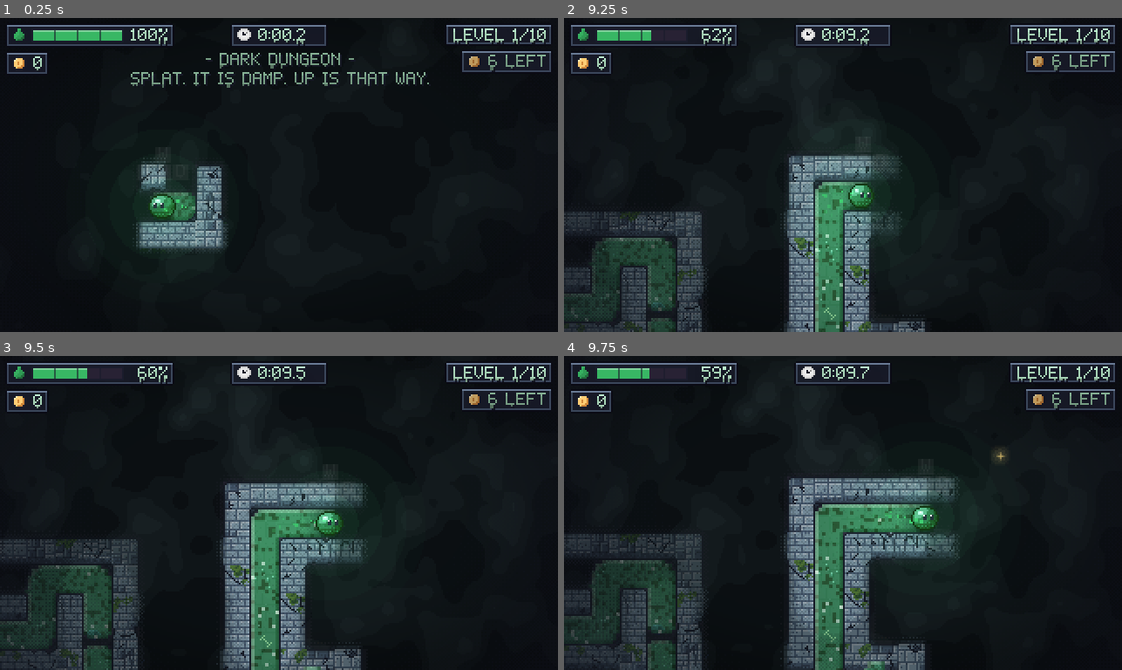
Above: before the commit, frames 1-4 (two rows, left to right).
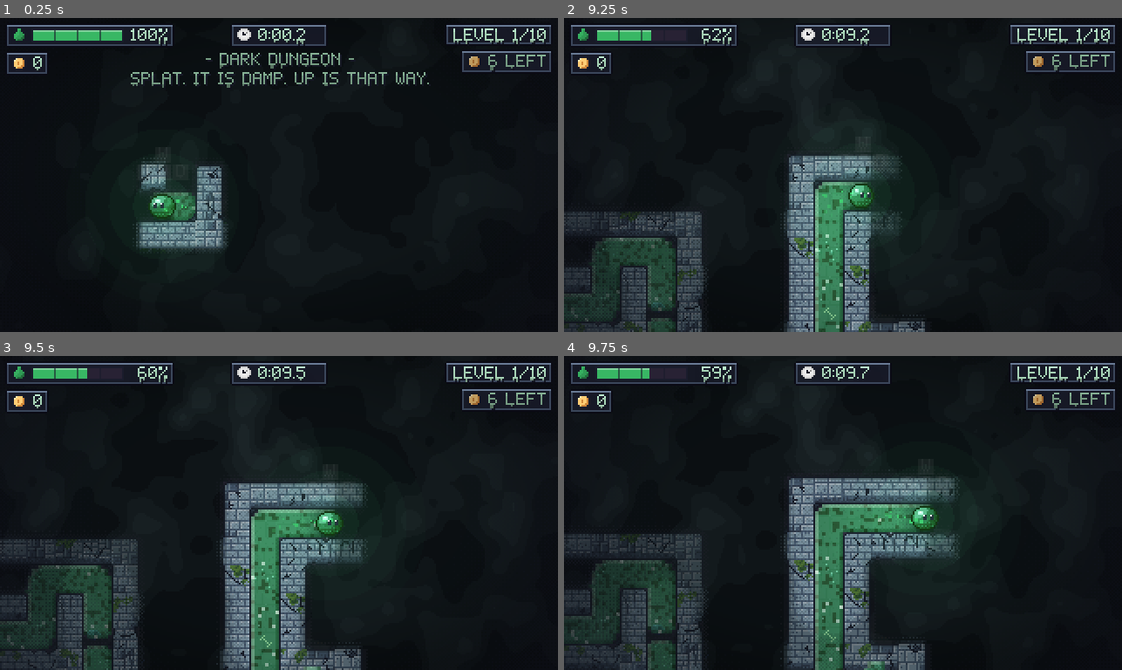
Above: after the commit, the same moments.

Repository: AveryBlue-GD/slime-time
Game: Godot game, scene res://tests/demo.tscn
The game is run twice, just before and just after one commit, with the same random seed, the same clock (stepped at 60 frames per second) and the same inputs. This scene is started directly instead of the project's main scene.
Inputs (mouse positions are in pixels of both pictures, inside the frame that each line leads up to):
- Up to frame 1 (0.25 s): no input
- Up to frame 2 (9.25 s): tap Enter at 0.5 s; move the mouse to (965, 159) at 0.52 s; hold D (move_right) 0.53-1.25 s; tap F (interact) at 0.6, 3.6, 6.6 s; click (965, 159) at 0.67 s; tap Space (jump) at 0.77, 1.07, 3.77, 4.07, 6.77, 7.07 s; drag from (731, 190) to (815, 237) at 1.27 s; move the mouse to (898, 105) at 2.02 s; hold D (move_right) 2.03-2.75 s; tap J at 2.1, 5.1, 8.1 s; drag from (815, 237) to (675, 127) at 2.77 s; move the mouse to (1010, 222) at 3.52 s; hold A (move_left) 3.53-4.25 s; drag from (675, 127) to (759, 96) at 4.27 s; move the mouse to (870, 175) at 5.02 s; hold S (move_down) 5.03-5.75 s; click (870, 175) at 5.17 s; drag from (759, 96) to (731, 190) at 5.77 s; move the mouse to (965, 159) at 6.52 s; hold W (move_up) 6.53-7.25 s; drag from (731, 190) to (815, 237) at 7.27 s; move the mouse to (898, 105) at 8.02 s; hold S (move_down) 8.03-8.75 s; drag from (815, 237) to (675, 127) at 8.77 s
- Up to frame 3 (9.5 s): no input
- Up to frame 4 (9.75 s): move the mouse to (1010, 560) at 9.52 s; hold W (move_up) from 9.53 s (still down); tap F (interact) at 9.6 s; click (1010, 560) at 9.67 s

Frames 1-3 are identical in both runs. In frame 4, less than 0.1% of the frame differs, in the area x 76-80%, y 29-34%.

Commit message:
Remove the occasional glint on the chalice and the ticket
The chalice holds one frame (no rim glint), the hidden goal no longer twinkles
through the fog, and the ticket has no top-edge glint. Glow pulse, ticket bob,
coin glimmers and the tutorial beacon stay.

Co-Authored-By: Claude Sonnet 5.5 <noreply@anthropic.com>

Diff:
--- a/scripts/chalice.gd
+++ b/scripts/chalice.gd
@@ -1,9 +1,9 @@
 extends Area2D
 
-## The golden chalice: a glint travels around it, and a warm glow pulses around it (drawn over
-## the fog, so once found it shines through the mist).
+## The golden chalice: a warm glow pulses around it (drawn over the fog, so once found it shines
+## through the mist). It stands still on the sheet's first frame: no moving glint (owner request,
+## 2026-10-14; the sheet's other frames are only used by the HUD's NEW RECORD banner).
 
-const SPARKLE_FPS := 5.0
 const GLOW_COLOR := Color(1.0, 0.72, 0.28)
 const GLOW_STRENGTH := 0.55
 const PULSE_SPEED := 2.5
@@ -15,6 +15,7 @@
 
 
 func _ready() -> void:
+	sprite.frame = 0
 	_glow = Fx.make_light(72, Color(GLOW_COLOR, GLOW_STRENGTH))
 	_glow.z_index = -1
 	add_child(_glow)
@@ -23,5 +24,4 @@
 
 func _process(delta: float) -> void:
 	_time += delta
-	sprite.frame = int(_time * SPARKLE_FPS) % sprite.hframes
 	_glow.modulate.a = GLOW_STRENGTH * (0.7 + 0.3 * sin(_time * PULSE_SPEED))
--- a/scripts/game.gd
+++ b/scripts/game.gd
@@ -27,11 +27,6 @@
 const WALL_FOG_ALPHA := 0.3
 ## The goal (chalice or randomizer ticket) shows itself within this many px of the slime.
 const CHALICE_REVEAL_DISTANCE := 24.0
-## Close to a goal you haven't seen yet (a few tiles), a gold twinkle shows through the fog
-## every CHALICE_GLIMMER_GAP seconds: the goal is near. Gameplay-neutral: it is within 4 tiles.
-const CHALICE_GLIMMER_REACH := 64.0
-const CHALICE_GLIMMER_GAP := 1.4
-const CHALICE_GLIMMER_COLOR := Color(1.0, 0.82, 0.4)
 const END_DELAY := 2.0
 const WIN_FINAL_DELAY := 5.0
 const JUMP_COST_FACTOR := 0.5
@@ -185,7 +180,6 @@
 ## How near a hidden coin must be to glimmer (px; GLIMMER_REACH, tests widen it).
 var glimmer_reach := GLIMMER_REACH
 var _next_glimmer := 0.0
-var _goal_glimmer_left := 0.0
 var _glimmer_from := Vector2.ZERO
 ## Seconds since the maze started; the fog's clock.
 var elapsed := 0.0
@@ -430,11 +424,6 @@
 	_count_glimmer_travel(pos)
 	if not _shown(goal) and pos.distance_to(goal.position) <= CHALICE_REVEAL_DISTANCE:
 		_show(goal)
-	elif not _shown(goal) and pos.distance_to(goal.position) <= CHALICE_GLIMMER_REACH:
-		_goal_glimmer_left -= delta
-		if _goal_glimmer_left <= 0.0:
-			_goal_glimmer_left = CHALICE_GLIMMER_GAP
-			_spawn_goal_glimmer()
 	hud.set_slime(slime_remaining)
 	_low_slime_warning(delta)
 	if slime_remaining <= 0.0 and not slime.is_airborne():
@@ -577,18 +566,6 @@
 	glimmer.color = Coin.GLOW[maxi(Themes.BY_LEVEL.find(theme), 0) % Coin.GLOW.size()].lightened(0.35)
 	glimmer.still = motion_scale() <= 0.0
 	glimmer.z_index = fog_sprite.z_index + 1  # seen through the fog
-	glimmer.add_to_group("glimmer")
-	add_child(glimmer)
-
-
-## A gold twinkle on the (still hidden) goal: the chalice, or the randomizer's ticket.
-func _spawn_goal_glimmer() -> void:
-	var glimmer := Glimmer.new()
-	var spread := Vector2(randi_range(-3, 3), randi_range(-3, 3) if is_random() else randi_range(-5, 1))
-	glimmer.position = (goal.position + spread).round()
-	glimmer.color = TicketGoal.GLOW.lightened(0.3) if is_random() else CHALICE_GLIMMER_COLOR
-	glimmer.still = motion_scale() <= 0.0
-	glimmer.z_index = fog_sprite.z_index + 1
 	glimmer.add_to_group("glimmer")
 	add_child(glimmer)
 
--- a/scripts/ticket_goal.gd
+++ b/scripts/ticket_goal.gd
@@ -3,9 +3,9 @@
 
 ## The randomizer maze's goal: the gold ticket voucher (assets/ui/icon_ticket.png) stands where a
 ## story level has its chalice (the maze's goal cell), and touching it wins the maze. Like the
-## chalice it is drawn over the fog with a warm pulsing glow and a glint that runs along its top
-## edge now and then; it bobs a pixel up and down (not with Reduce Motion). game.gd keeps it hidden
-## until the slime is a couple of tiles away and makes it glimmer through the fog when nearer.
+## chalice it is drawn over the fog with a warm pulsing glow; it bobs a pixel up and down (not with
+## Reduce Motion). No glint and no glimmer through the fog (owner request, 2026-10-14). game.gd
+## keeps it hidden until the slime is a couple of tiles away.
 
 ## Same grab circle as the chalice (scenes/chalice.tscn), so the route calibration is unchanged.
 const GRAB_RADIUS := 6.0
@@ -13,16 +13,11 @@
 const GLOW_STRENGTH := 0.55
 const PULSE_SPEED := 2.5
 const BOB_SPEED := 3.0
-## A light pixel sweeps across the ticket's top edge every GLINT_EVERY s, taking GLINT_TIME s.
-const GLINT_EVERY := 1.6
-const GLINT_TIME := 0.35
-const GLINT_COLOR := Color(1.0, 0.98, 0.85)
 
-## Reduce Motion: no bobbing or glint.
+## Reduce Motion: no bobbing.
 var still := false
 var sprite: Sprite2D
 var _glow: Sprite2D
-var _glint: Node2D
 var _time := 0.0
 
 
@@ -41,27 +36,9 @@
 	sprite = Sprite2D.new()
 	sprite.texture = preload("res://assets/ui/icon_ticket.png")
 	add_child(sprite)
-	_glint = Node2D.new()
-	_glint.draw.connect(_draw_glint)
-	sprite.add_child(_glint)
 
 
 func _process(delta: float) -> void:
 	_time += delta
 	_glow.modulate.a = 0.7 + 0.3 * sin(_time * PULSE_SPEED)
-	if still:
-		sprite.position = Vector2.ZERO
-		_glint.visible = false
-		return
-	sprite.position = Vector2(0, roundf(sin(_time * BOB_SPEED)))
-	_glint.visible = fmod(_time, GLINT_EVERY) < GLINT_TIME
-	if _glint.visible:
-		_glint.queue_redraw()
-
-
-## The glint: two light pixels on the voucher's top edge (row 1 of the 8x8 icon), left to right.
-func _draw_glint() -> void:
-	var x := floori(fmod(_time, GLINT_EVERY) / GLINT_TIME * 8.0) - 4
-	_glint.draw_rect(Rect2(x, -3, 1, 1), GLINT_COLOR)
-	if x + 1 < 4:
-		_glint.draw_rect(Rect2(x + 1, -3, 1, 1), Color(GLINT_COLOR, 0.6))
+	sprite.position = Vector2.ZERO if still else Vector2(0, roundf(sin(_time * BOB_SPEED)))
--- a/tests/test_polish.gd
+++ b/tests/test_polish.gd
@@ -53,18 +53,36 @@
 	calm.queue_free()
 	await _frames(2)
 
-	# --- a gold twinkle shows over the hidden chalice once the slime is a few tiles away
+	# --- no glint or twinkle on the goal (owner request): the hidden chalice never glimmers through
+	# the fog, the chalice holds one frame, the ticket has no glint (it still bobs, not when still)
 	var close: Node2D = MAIN.instantiate()
 	close.level = 1
 	root.add_child(close)
 	await _frames(5)
 	var slime: Node2D = close.get_node("Slime")
-	_check(get_nodes_in_group("glimmer").is_empty(), "no glimmers at the start")
 	slime.position = close.goal.position + Vector2(40, 0)
 	close.goal.visible = false
-	await _frames(20)
-	_check(not get_nodes_in_group("glimmer").is_empty(), "the chalice glimmers when the slime is near")
+	var frames_seen := {}
+	for i in 90:
+		await process_frame
+		frames_seen[close.goal.get_node("Sprite2D").frame] = true
+	_check(get_nodes_in_group("glimmer").is_empty(), "no gold twinkle near the hidden chalice")
+	_check(frames_seen.keys() == [0], "the chalice stands on one frame, no glint sliding along its rim (%s)" % [frames_seen.keys()])
 	close.queue_free()
+	await _frames(2)
+	var ticket := TicketGoal.new()
+	root.add_child(ticket)
+	await _frames(3)
+	_check(ticket.sprite.get_child_count() == 0 and not "_glint" in ticket, "the ticket has no glint")
+	var bobs := {}
+	for i in 60:
+		await process_frame
+		bobs[ticket.sprite.position.y] = true
+	_check(bobs.size() > 1, "...but still bobs")
+	ticket.still = true
+	await _frames(2)
+	_check(ticket.sprite.position == Vector2.ZERO, "...and stands still with Reduce Motion")
+	ticket.queue_free()
 	await _frames(2)
 
 	# --- the hub: light pools under the stations
Not shown, changed: docs/handoff.md
Not shown, changed: docs/level-design.md
